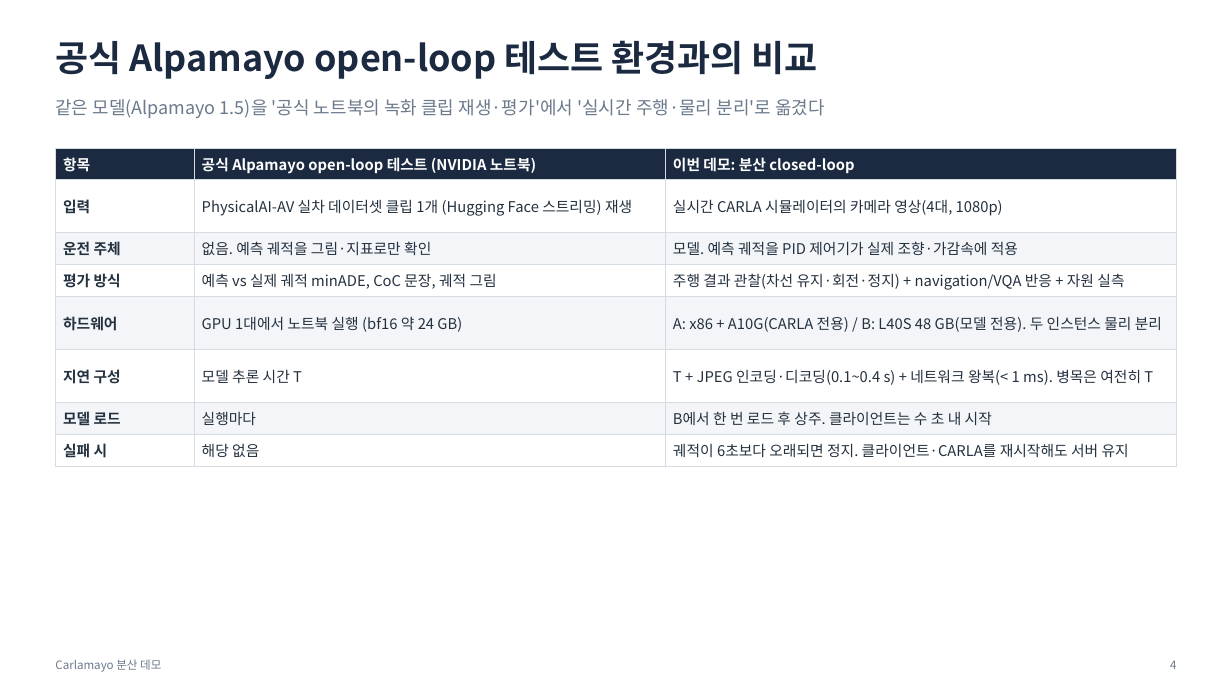
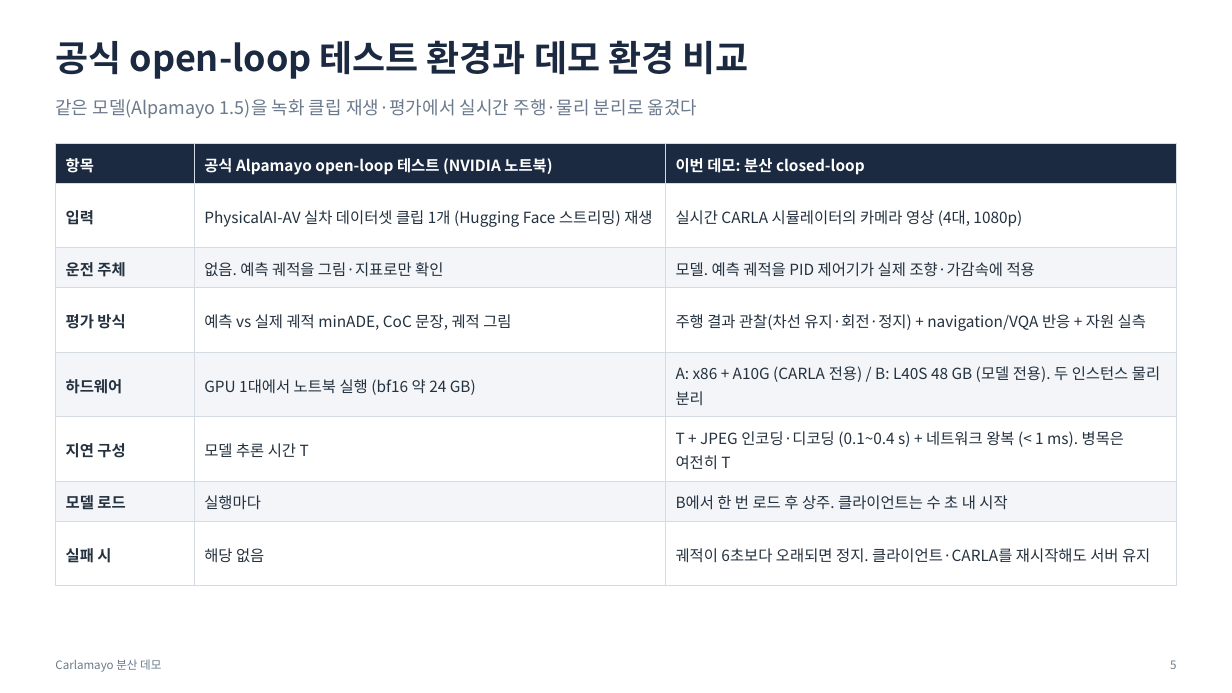
Before and after one commit to JwonMoon/carlamayo-my-distributed, a slide deck: slide 5 of docs/distributed/demo-overview-short.pptx (slide 4 before the commit). Drawn at 1232x693 pixels with LibreOffice and Linux fonts; fonts in the diff are those of the drawing. Boxes give left, top, right and bottom in pixels: in the first picture for what was removed or moved away, otherwise in the second. Text is boxed around its words. In the diff, an @@ line names an element or a change of style, - is before the commit and + after.

```diff
--- a/docs/distributed/demo-overview-short.pptx
+++ b/docs/distributed/demo-overview-short.pptx
@@ text at (55,40,748,79): text changed @@
-공식 Alpamayo open-loop 테스트 환경과의 비교
+공식 open-loop 테스트 환경과 데모 환경 비교
@@ text at (55,99,698,118): text changed @@
-같은 모델(Alpamayo 1.5)을 '공식 노트북의 녹화 클립 재생·평가'에서 '실시간 주행·물리 분리'로 옮겼다
+같은 모델(Alpamayo 1.5)을 녹화 클립 재생·평가에서 실시간 주행·물리 분리로 옮겼다
@@ table at (55,143,1177,567) @@
-row 2, column 3: 실시간 CARLA 시뮬레이터의 카메라 영상(4대, 1080p)
+row 2, column 3: 실시간 CARLA 시뮬레이터의 카메라 영상 (4대, 1080p)
-row 5, column 3: A: x86 + A10G(CARLA 전용) / B: L40S 48 GB(모델 전용). 두 인스턴스 물리 분리
+row 5, column 3: A: x86 + A10G (CARLA 전용) / B: L40S 48 GB (모델 전용). 두 인스턴스 물리 분리
-row 6, column 3: T + JPEG 인코딩·디코딩(0.1~0.4 s) + 네트워크 왕복(< 1 ms). 병목은 여전히 T
+row 6, column 3: T + JPEG 인코딩·디코딩 (0.1~0.4 s) + 네트워크 왕복 (< 1 ms). 병목은 여전히 T
@@ size 11.5 to 12 pt in "항목", "공식 Alpamayo open-loop 테스트 (NVIDIA 노트북)", "이번 데모: 분산 closed-loop", "입력" and 17 more places @@
@@ line spacing 1 to 1.1 @@
@@ table: place and size @@
-table at (55,148,1177,462)
+table at (55,143,1177,567)
@@ text at (1170,660,1176,669): text changed @@
-4
+5
```
Also in this commit, not shown: 6 other slides changed, 1 slide added, 7 other files.
